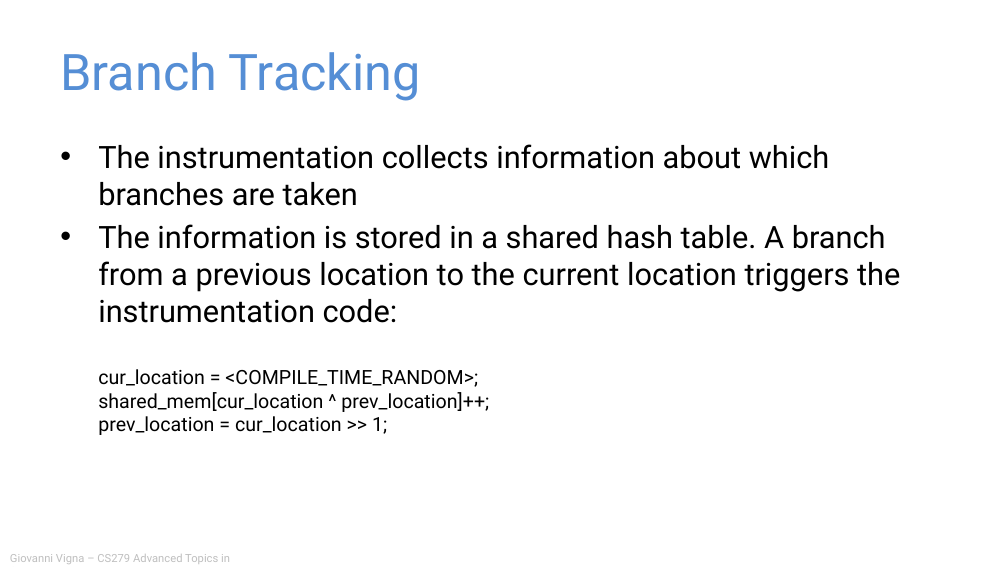
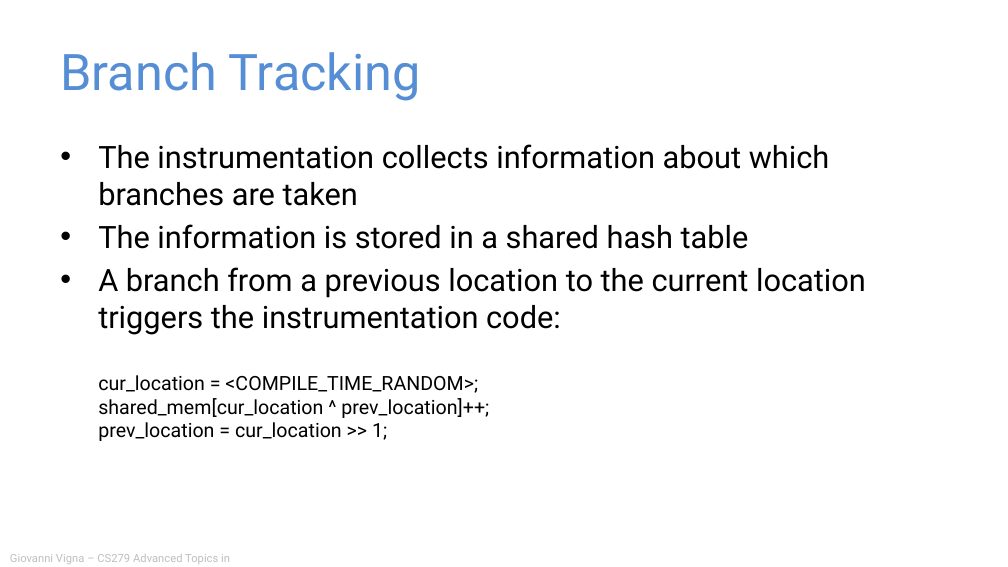
Before and after one commit to giovannivigna/CS279-Fall2024, a slide deck: slide 30 of materials/07_Dynamic_Analysis/Dynamic Analysis.pptx (slide 50 before the commit). Drawn at 1008x567 pixels with LibreOffice and Linux fonts; fonts in the diff are those of the drawing. Boxes give left, top, right and bottom in pixels: in the first picture for what was removed or moved away, otherwise in the second. Text is boxed around its words. In the diff, an @@ line names an element or a change of style, - is before the commit and + after.

```diff
--- a/materials/07_Dynamic_Analysis/Dynamic Analysis.pptx
+++ b/materials/07_Dynamic_Analysis/Dynamic Analysis.pptx
@@ text at <box>98,224,866,441</box>: text changed @@
-• The information is stored in a shared hash table. A branch from a previous location to the current location triggers the instrumentation code:
-  cur_location = <COMPILE_TIME_RANDOM>;
-  shared_mem[cur_location ^ prev_location]++;
-  prev_location = cur_location >> 1;
+• The information is stored in a shared hash table
+• A branch from a previous location to the current location triggers the instrumentation code:
+  cur_location = <COMPILE_TIME_RANDOM>;
+  shared_mem[cur_location ^ prev_location]++;
+  prev_location = cur_location >> 1;
```
Also in this commit, not shown: 9 other slides changed, 2 slides added, 23 slides removed, 7 other files.
